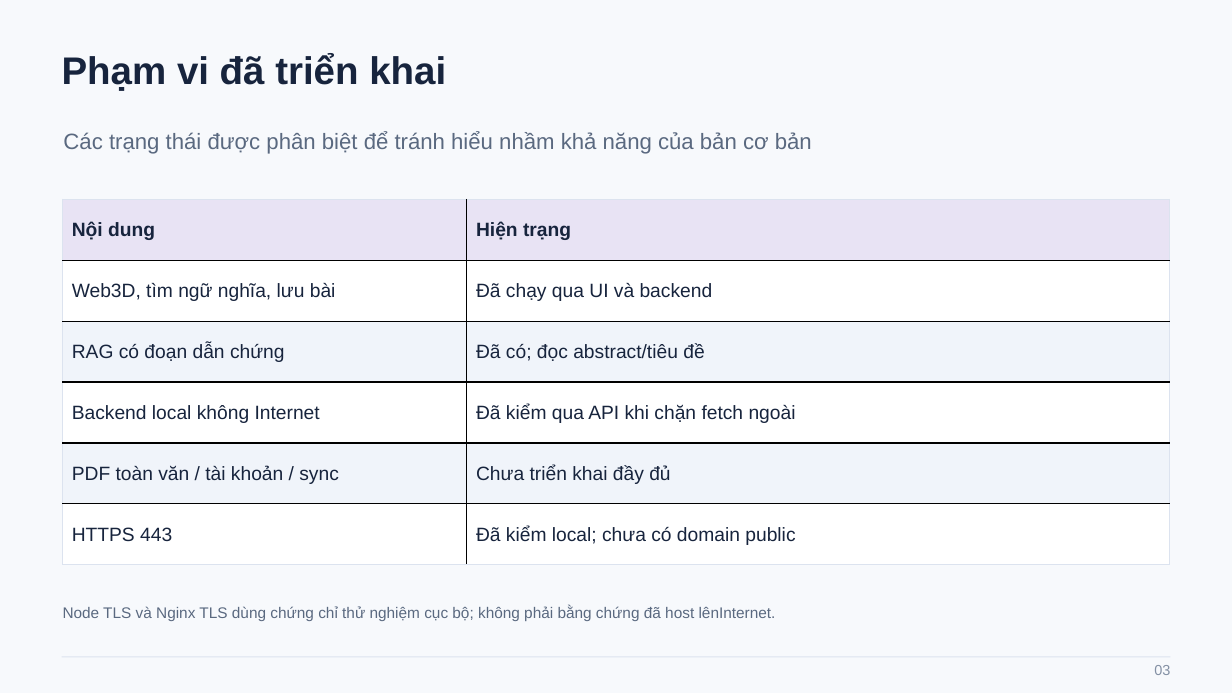
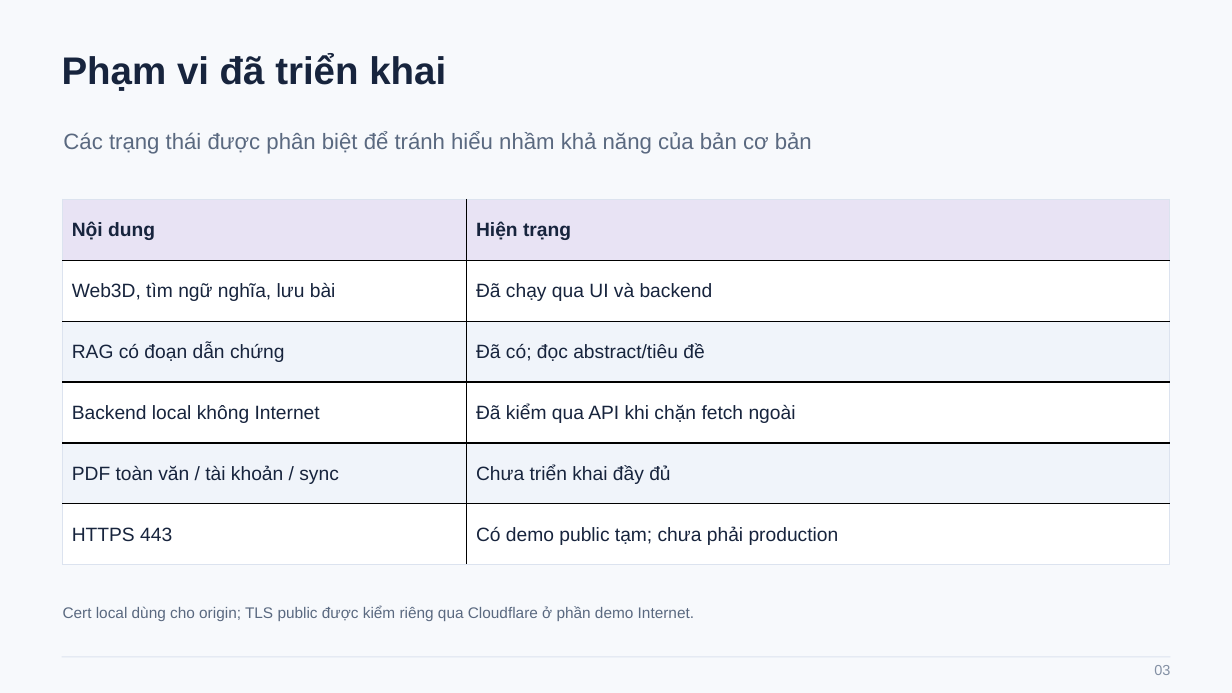
Before and after one commit to twic0501/jsts, a slide deck: slide 3 of docs/presentation/Paper-Magic-Cap-nhat-du-an-0.7.pptx. Drawn at 1232x693 pixels with LibreOffice and Linux fonts; fonts in the diff are those of the drawing. Boxes give left, top, right and bottom in pixels: in the first picture for what was removed or moved away, otherwise in the second. Text is boxed around its words. In the diff, an @@ line names an element or a change of style, - is before the commit and + after.

Commit message:
Verify authenticated public HTTPS demo and add public RAG/load evidence to presentation

```diff
--- a/docs/presentation/Paper-Magic-Cap-nhat-du-an-0.7.pptx
+++ b/docs/presentation/Paper-Magic-Cap-nhat-du-an-0.7.pptx
@@ table at bbox=[63, 200, 1170, 566] @@
-row 6, column 2: Đã kiểm local; chưa có domain public
+row 6, column 2: Có demo public tạm; chưa phải production
@@ text at bbox=[63, 606, 694, 621]: text changed @@
-Node TLS và Nginx TLS dùng chứng chỉ thử nghiệm cục bộ; không phải bằng chứng đã host lênInternet.
+Cert local dùng cho origin; TLS public được kiểm riêng qua Cloudflare ở phần demo Internet.
```
Also in this commit, not shown: 6 other slides changed, 1 slide added, 17 other files.
